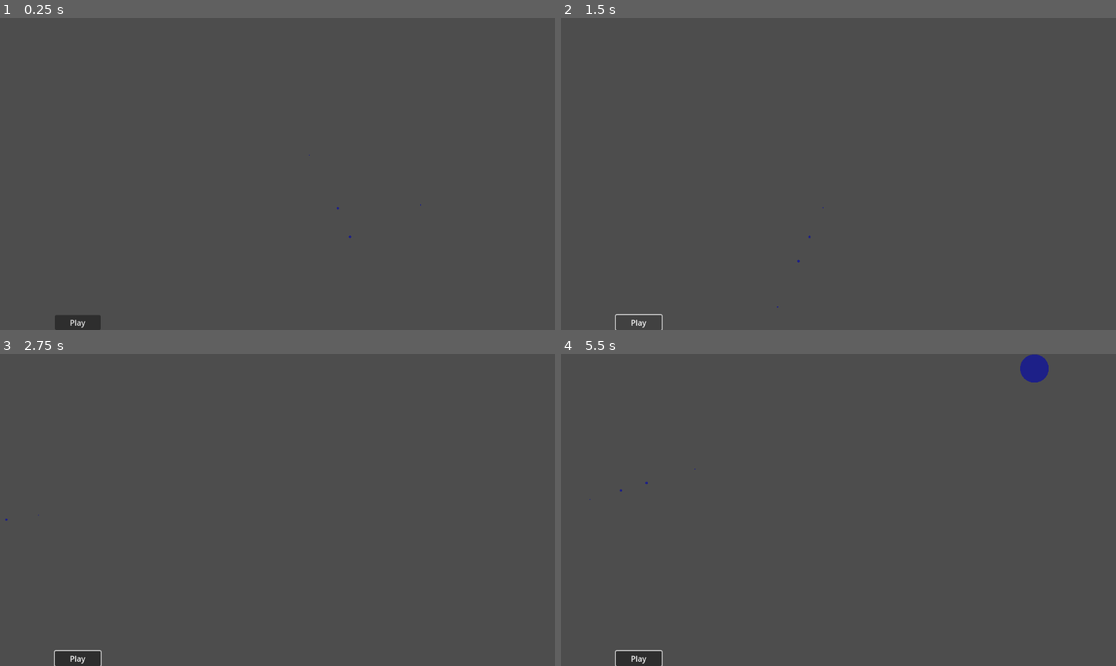
Above: before the commit, frames 1-4 (two rows, left to right).
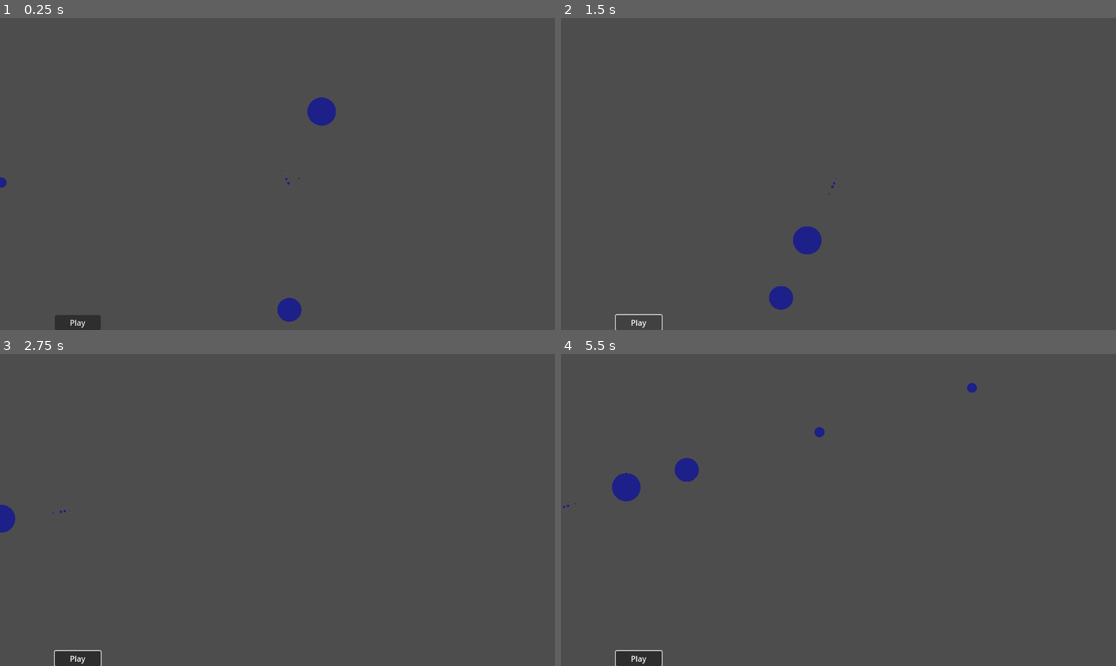
Above: after the commit, the same moments.

Repository: NayrbEroom/Space-Game-Take-Two
Game: Godot game, scene res://Scenes/main.tscn
Same seed, same stepped clock (60 frames per second), same inputs: the game is played once before the commit and once after it.
Inputs (mouse positions are in pixels of both pictures, inside the frame that each line leads up to):
- Up to frame 1 (0.25 s): no input
- Up to frame 2 (1.5 s): click "Play" at 0.5 s; click "Play" at 1.25 s
- Up to frame 3 (2.75 s): tap Enter at 2 s; move the mouse to (399, 494) at 2.02 s; hold Right (ui_right) from 2.03 s (still down); click (399, 494) at 2.17 s
- Up to frame 4 (5.5 s): release Right (ui_right) at 2.75 s; drag from (727, 525) to (810, 572) at 2.77 s; tap Space at 3.5, 5 s; move the mouse to (894, 441) at 3.52 s; hold Right (ui_right) 3.53-4.25 s; tap Enter at 4.25 s; drag from (810, 572) to (672, 463) at 4.27 s; move the mouse to (1005, 556) at 5.02 s; hold Left (ui_left) from 5.03 s (still down)

The runs differ from the first frame. In frame 1, 0.7% of the frame differs, in the area x 0-76%, y 25-98%; in frame 2, 0.6%; in frame 3, 0.2%; in frame 4, 1.1%, in the area x 0-88%, y 0-50%.

Commit message:
timeKeeper and DateObject implemented

Diff:
--- /dev/null
+++ b/Classes/DateObject.gd
@@ -0,0 +1,56 @@
+extends Object
+
+class_name DateObject
+
+var day : int
+var month : int
+var year : int
+
+func _init(day : int, month : int, year : int):
+	self.day = day
+	self.month = month
+	self.year = year
+
+func setDay(value : int) -> void:
+	if value >= 1 and value <= 31:
+		day = value
+
+func getDay() -> int:
+	return day
+
+func advanceDay(amount):
+	day += amount
+	while day > daysInMonth(month, year):
+		day -= daysInMonth(month, year)
+		month += 1
+		if month > 12:
+			month = 1
+			year += 1
+
+func setMonth(value : int) -> void:
+	if value >= 1 and value <= 12:
+		month = value
+
+func getMonth() -> int:
+	return month
+
+func daysInMonth(month, year) -> int:
+	if month in [4, 6, 9, 11]:
+		return 30
+	elif month == 2:
+		if year % 4 == 0 and (year % 100 != 0 or year % 400 == 0):
+			return 29
+		else:
+			return 28
+	else:
+		return 31
+
+func setYear(value : int) -> void:
+	if value > 0:
+		year = value
+
+func getYear() -> int:
+	return year
+
+func printDate():
+	print("Date: %s/%s/%s" % [day, month, year])
--- a/Scenes/main.tscn
+++ b/Scenes/main.tscn
@@ -1,7 +1,7 @@
 [gd_scene load_steps=4 format=3 uid="uid://ddgo67e6ieaqg"]
 
 [ext_resource type="PackedScene" uid="uid://datjdohaxqwps" path="res://Scenes/solar_system.tscn" id="1_c13n6"]
-[ext_resource type="Script" path="res://OrbitalsGenerationScripts/mainCamera.gd" id="2_hsu0f"]
+[ext_resource type="Script" path="res://Scenes/main/mainCamera.gd" id="2_nwgbq"]
 [ext_resource type="PackedScene" uid="uid://p15qlh882irx" path="res://Scenes/time_keeper.tscn" id="3_2pccp"]
 
 [node name="Main" type="Node2D"]
@@ -10,9 +10,8 @@
 [node name="Solar System" parent="." instance=ExtResource("1_c13n6")]
 
 [node name="Main Camera" type="Camera2D" parent="."]
-script = ExtResource("2_hsu0f")
+script = ExtResource("2_nwgbq")
 panSpeed = 10.0
 zoomIncrement = 1.0
 
 [node name="Time Keeper" parent="." instance=ExtResource("3_2pccp")]
-debug = false
--- a/Scenes/solar_system.tscn
+++ b/Scenes/solar_system.tscn
@@ -1,18 +1,17 @@
 [gd_scene load_steps=3 format=3 uid="uid://datjdohaxqwps"]
 
-[ext_resource type="Script" path="res://OrbitalsGenerationScripts/solarSystemScaling.gd" id="1_ijyjl"]
-[ext_resource type="Script" path="res://OrbitalsGenerationScripts/planetGeneration.gd" id="1_jhgbg"]
+[ext_resource type="Script" path="res://Scenes/solar_system/solarSystemScaling.gd" id="1_ogbh7"]
+[ext_resource type="Script" path="res://Scenes/solar_system/planetGeneration.gd" id="2_oufs1"]
 
 [node name="Solar System" type="Node2D"]
-script = ExtResource("1_ijyjl")
+script = ExtResource("1_ogbh7")
 
 [node name="Orbitals" type="Node2D" parent="."]
 
 [node name="Planet Container" type="Node2D" parent="Orbitals"]
-script = ExtResource("1_jhgbg")
-debug = true
+script = ExtResource("2_oufs1")
 radiusHalfSize = 25.0
-posXHalfSize = 750.0
+posXHalfSize = 5000.0
 
 [node name="Asteroid Container" type="Node2D" parent="Orbitals"]
 
--- a/OrbitalsGenerationScripts/planetGeneration.gd
+++ b/Scenes/solar_system/planetGeneration.gd
@@ -12,6 +12,7 @@
 # Called when the node enters the scene tree for the first time.
 func _ready():
 	var planetInput = FileReader.read_file("res://sol_planets.json")
+
 
 	for planetName in planetInput:
 		var planet = Planet.new()  # Create a new instance of the Planet class
--- a/Scenes/time_keeper.tscn
+++ b/Scenes/time_keeper.tscn
@@ -1,10 +1,9 @@
 [gd_scene load_steps=2 format=3 uid="uid://p15qlh882irx"]
 
-[ext_resource type="Script" path="res://OrbitalsGenerationScripts/timeKeeper.gd" id="1_ftw0e"]
+[ext_resource type="Script" path="res://Scenes/time_keeper/timeKeeper.gd" id="1_3sb2p"]
 
 [node name="Time Keeper" type="Node"]
-script = ExtResource("1_ftw0e")
-debug = true
+script = ExtResource("1_3sb2p")
 
 [node name="GUI" type="CanvasLayer" parent="."]
 
--- a/OrbitalsGenerationScripts/timeKeeper.gd
+++ b/Scenes/time_keeper/timeKeeper.gd
@@ -5,10 +5,20 @@
 
 @onready var planetContainer = get_node("/root/Main/Solar System/Orbitals/Planet Container")
 
+var myDate: DateObject = null
+
+#need function to set initial time
+#TODO: this will eventually need to be connected to something the User can set when creating game
+func _ready():
+	myDate = DateObject.new(26, 12, 2023)
+	myDate.printDate()
+
 
 func advanceTime(amount):
 	time += amount
 	movePlanets(amount)
+	myDate.advanceDay(amount)
+	myDate.printDate()
 
 func movePlanets(amount):
 	for planet in planetContainer.get_children():
@@ -21,5 +31,6 @@
 			print(planet.position)
 
 func _on_play_button_pressed():
-	print("Pressed")
+	if debug:
+		print("Pressed")
 	advanceTime(1)
--- a/Tools/tools_logMessage.gd
+++ b/Tools/tools_logMessage.gd
@@ -6,7 +6,6 @@
 
 
 func _ready():
-	print("Toggle: " + str(toggle))
 	if toggle:
 		var file = FileAccess.open(log_file, FileAccess.READ_WRITE)
 		if file == null:
Renamed: OrbitalsGenerationScripts/mainCamera.gd -> Scenes/main/mainCamera.gd
Renamed: OrbitalsGenerationScripts/solarSystemScaling.gd -> Scenes/solar_system/solarSystemScaling.gd
